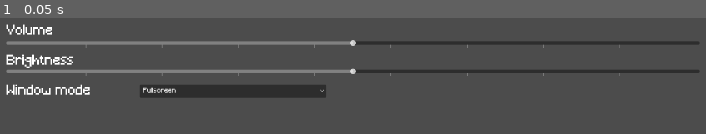
Above: before the commit, frame 1.
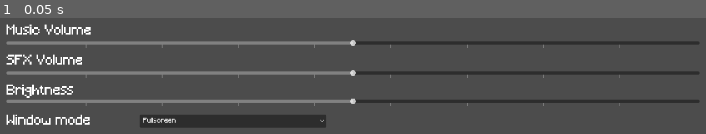
Above: after the commit, the same moment.

Repository: dizmerly/chaoticFootball
Game: Godot game, scene res://scenes/settings.tscn
Two runs of this game, one before a commit and one after it. Both use one fixed random seed, a clock stepped at 60 frames per second and the inputs below. This scene is started directly instead of the project's main scene.
Inputs:
- Up to frame 1 (0.05 s): no input

The runs differ from the first frame. In frame 1, 12% of the frame differs, in the area x 0-100%, y 5-94%.

Commit message:
settings menu and popup menu ui elements updated

Diff:
--- /dev/null
+++ b/chaotic-football/scenes/popup_settings_menu.tscn
@@ -0,0 +1,74 @@
+[gd_scene format=3 uid="uid://c4bwatbqqbxe0"]
+
+[ext_resource type="FontFile" uid="uid://cy5p8l8p0aaj4" path="res://assets/fonts/Minecraft.ttf" id="1_33ht1"]
+[ext_resource type="Script" uid="uid://dkw3p12k604hk" path="res://scripts/popup_settings_menu.gd" id="1_fluki"]
+
+[node name="Popup Menu" type="Control" unique_id=395660937]
+layout_mode = 3
+anchors_preset = 15
+anchor_right = 1.0
+anchor_bottom = 1.0
+grow_horizontal = 2
+grow_vertical = 2
+script = ExtResource("1_fluki")
+
+[node name="Panel" type="Panel" parent="." unique_id=2006671168]
+layout_mode = 1
+anchors_preset = 8
+anchor_left = 0.5
+anchor_top = 0.5
+anchor_right = 0.5
+anchor_bottom = 0.5
+offset_left = -256.0
+offset_top = -220.0
+offset_right = 256.0
+offset_bottom = 228.0
+grow_horizontal = 2
+grow_vertical = 2
+
+[node name="VBoxContainer" type="VBoxContainer" parent="Panel" unique_id=743702757]
+layout_mode = 0
+offset_right = 512.0
+offset_bottom = 448.0
+
+[node name="resume_button" type="Button" parent="Panel/VBoxContainer" unique_id=325682374]
+layout_mode = 2
+size_flags_vertical = 3
+theme_override_colors/font_hover_color = Color(0.9529412, 0.3764706, 0.34509805, 1)
+theme_override_colors/font_hover_pressed_color = Color(0.9529412, 0.3764706, 0.34509805, 1)
+theme_override_fonts/font = ExtResource("1_33ht1")
+theme_override_font_sizes/font_size = 48
+text = "Resume"
+
+[node name="options_button" type="Button" parent="Panel/VBoxContainer" unique_id=786173240]
+layout_mode = 2
+size_flags_vertical = 3
+theme_override_colors/font_hover_color = Color(0.9529412, 0.3764706, 0.34509805, 1)
+theme_override_colors/font_hover_pressed_color = Color(0.9529412, 0.3764706, 0.34509805, 1)
+theme_override_fonts/font = ExtResource("1_33ht1")
+theme_override_font_sizes/font_size = 48
+text = "Options"
+
+[node name="quit_toMenu" type="Button" parent="Panel/VBoxContainer" unique_id=1789573426]
+layout_mode = 2
+size_flags_vertical = 3
+theme_override_colors/font_hover_color = Color(0.9529412, 0.3764706, 0.34509805, 1)
+theme_override_colors/font_hover_pressed_color = Color(0.9529412, 0.3764706, 0.34509805, 1)
+theme_override_fonts/font = ExtResource("1_33ht1")
+theme_override_font_sizes/font_size = 48
+text = "Quit to Main Menu"
+
+[node name="quit_toDesktop" type="Button" parent="Panel/VBoxContainer" unique_id=1794362487]
+layout_mode = 2
+size_flags_vertical = 3
+theme_override_colors/font_hover_color = Color(0.9529412, 0.3764706, 0.34509805, 1)
+theme_override_colors/font_hover_pressed_color = Color(0.9529412, 0.3764706, 0.34509805, 1)
+theme_override_fonts/font = ExtResource("1_33ht1")
+theme_override_font_sizes/font_size = 48
+text = "Quit to Desktop"
+
+[connection signal="pressed" from="Panel/VBoxContainer/resume_button" to="." method="_on_resume_button_pressed"]
+[connection signal="pressed" from="Panel/VBoxContainer/options_button" to="." method="_on_options_button_pressed"]
+[connection signal="pressed" from="Panel/VBoxContainer/quit_toMenu" to="." method="_on_quit_to_menu_pressed"]
+[connection signal="pressed" from="Panel/VBoxContainer/quit_toDesktop" to="." method="_on_quit_to_desktop_pressed"]
+[connection signal="pressed" from="Panel/VBoxContainer/quit_toDesktop" to="." method="_on_quit_button_2_pressed"]
--- a/chaotic-football/scenes/settings.tscn
+++ b/chaotic-football/scenes/settings.tscn
@@ -7,7 +7,7 @@
 font = ExtResource("1_5p8wc")
 font_size = 32
 
-[node name="Settings" type="Control" unique_id=31275889]
+[node name="Settings Menu" type="Control" unique_id=31275889]
 layout_mode = 3
 anchors_preset = 15
 anchor_right = 1.0
@@ -27,10 +27,25 @@
 
 [node name="volume_label" type="Label" parent="VBoxContainer" unique_id=1074973730]
 layout_mode = 2
-text = "Volume"
+text = "Music Volume"
 label_settings = SubResource("LabelSettings_5p8wc")
 
 [node name="volume_slider" type="HSlider" parent="VBoxContainer/volume_label" unique_id=499201693]
+layout_mode = 0
+offset_top = 36.0
+offset_right = 1664.0
+offset_bottom = 52.0
+tooltip_text = "Adjust volume from 0 - 100"
+value = 50.0
+rounded = true
+tick_count = 10
+
+[node name="sfx_volume" type="Label" parent="VBoxContainer" unique_id=1921839573]
+layout_mode = 2
+text = "SFX Volume"
+label_settings = SubResource("LabelSettings_5p8wc")
+
+[node name="sfx_slider" type="HSlider" parent="VBoxContainer/sfx_volume" unique_id=872084824]
 layout_mode = 0
 offset_top = 36.0
 offset_right = 1664.0
--- /dev/null
+++ b/chaotic-football/scripts/popup_settings_menu.gd
@@ -0,0 +1,31 @@
+extends Control
+
+@onready var settings_menu: Control = $"."
+
+
+# Called when the node enters the scene tree for the first time.
+func _ready() -> void:
+	pass # Replace with function body.
+
+
+# Called every frame. 'delta' is the elapsed time since the previous frame.
+func _process(delta: float) -> void:
+	pass
+
+
+
+
+func _on_resume_button_pressed() -> void:
+#	simply hide the panel
+	hide()
+
+func _on_options_button_pressed() -> void:
+#	show options menu
+	pass # Replace with function body.
+
+func _on_quit_to_menu_pressed() -> void:
+#	close game scene and open the main menu
+	pass # Replace with function body.
+
+func _on_quit_to_desktop_pressed() -> void:
+	get_tree().quit()
Not shown, added: chaotic-football/scripts/popup_settings_menu.gd.uid
